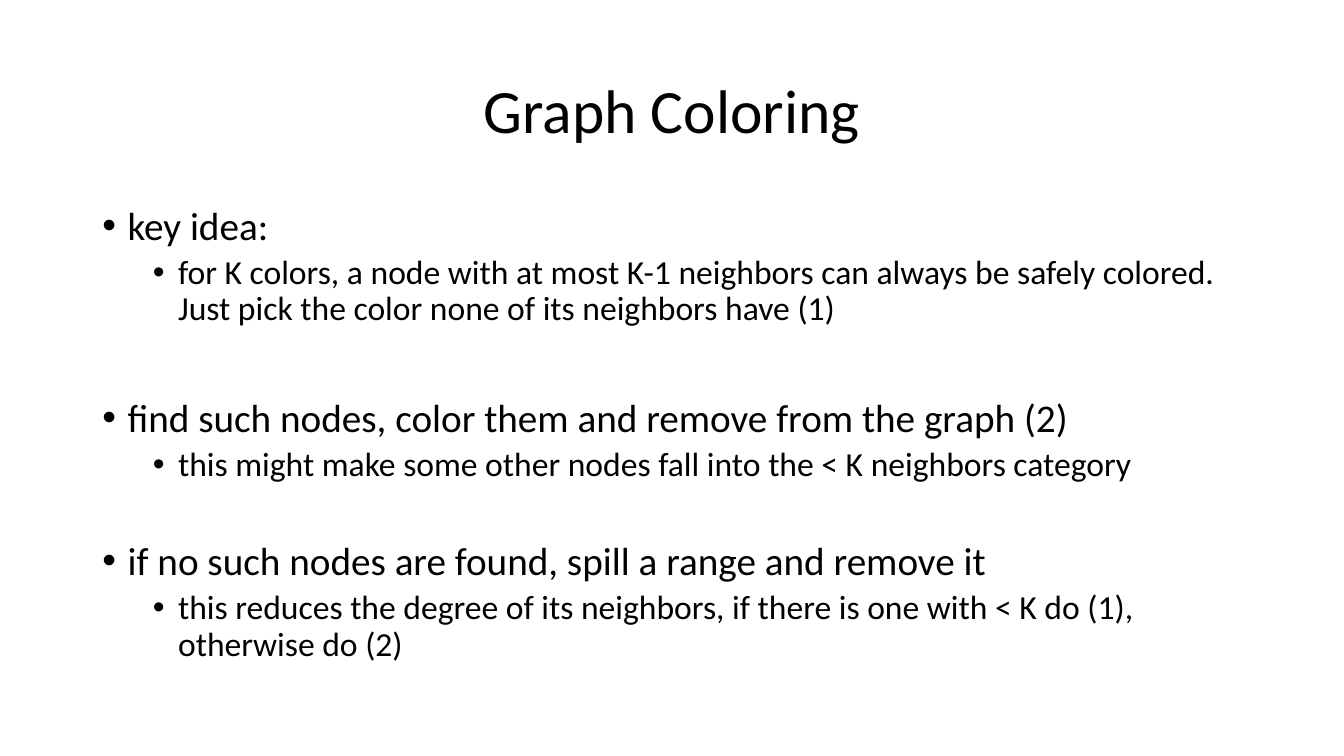
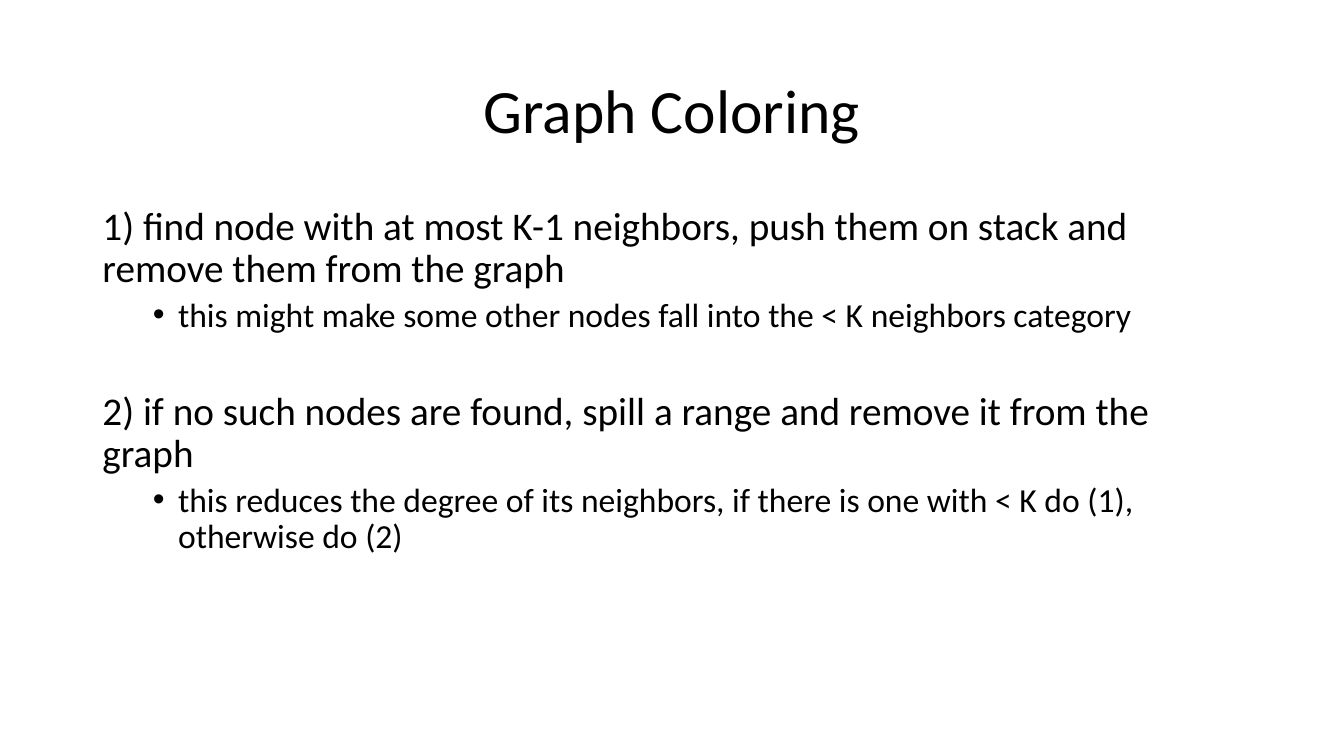
Before and after one commit to ganoliz/NI-GEN, a slide deck: slide 49 of media/NI-GEN-8.pptx (slide 48 before the commit). Drawn at 1344x756 pixels with LibreOffice and Linux fonts; fonts in the diff are those of the drawing. Boxes give left, top, right and bottom in pixels: in the first picture for what was removed or moved away, otherwise in the second. Text is boxed around its words. In the diff, an @@ line names an element or a change of style, - is before the commit and + after.

```diff
--- a/media/NI-GEN-8.pptx
+++ b/media/NI-GEN-8.pptx
@@ text at (x1=102, y1=211, x2=1127, y2=289): text changed; size 24 to 28 pt @@
-• key idea:
-  • for K colors, a node with at most K-1 neighbors can always be safely colored. Just pick the color none of its neighbors have (1)
-• find such nodes, color them and remove from the graph (2)
+1) find node with at most K-1 neighbors, push them on stack and remove them from the graph
@@ text at (x1=102, y1=396, x2=1149, y2=474): text changed @@
-• if no such nodes are found, spill a range and remove it
+2) if no such nodes are found, spill a range and remove it from the graph
```
Also in this commit, not shown: 27 other slides changed, 17 slides added, 8 other files.
